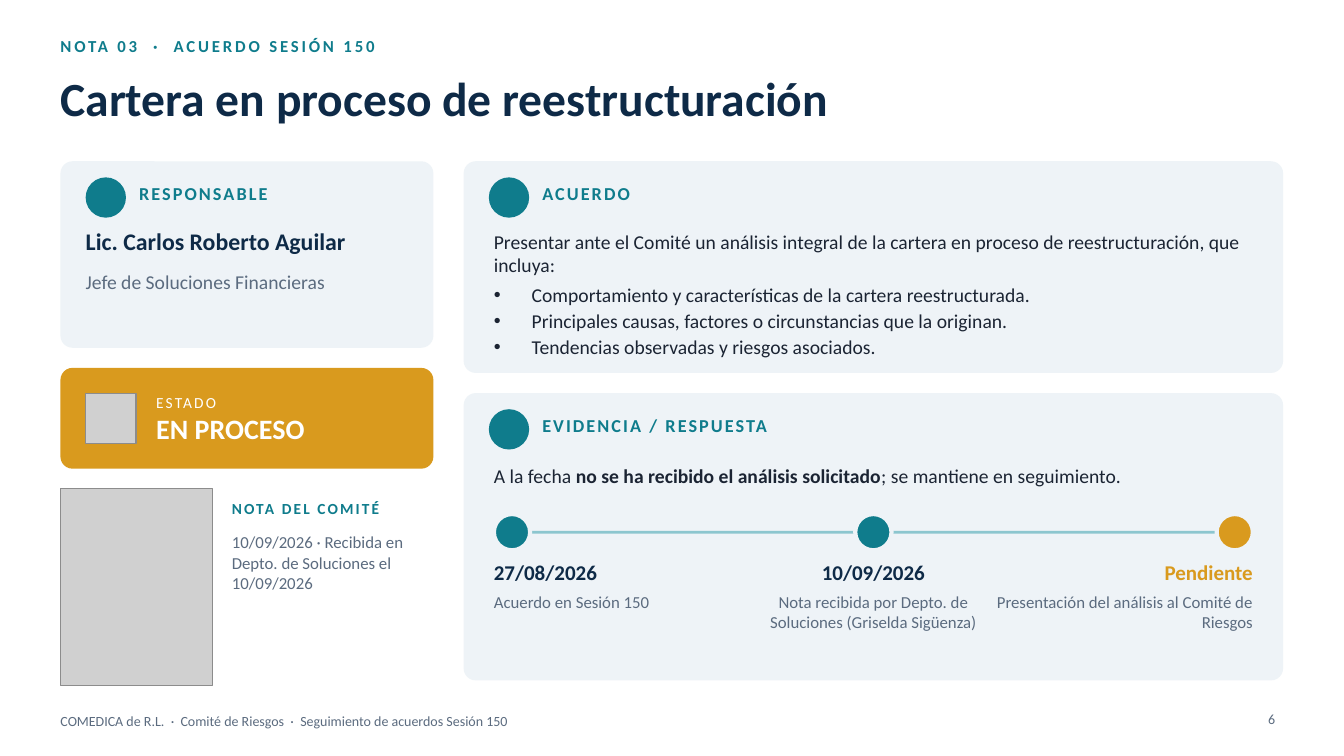
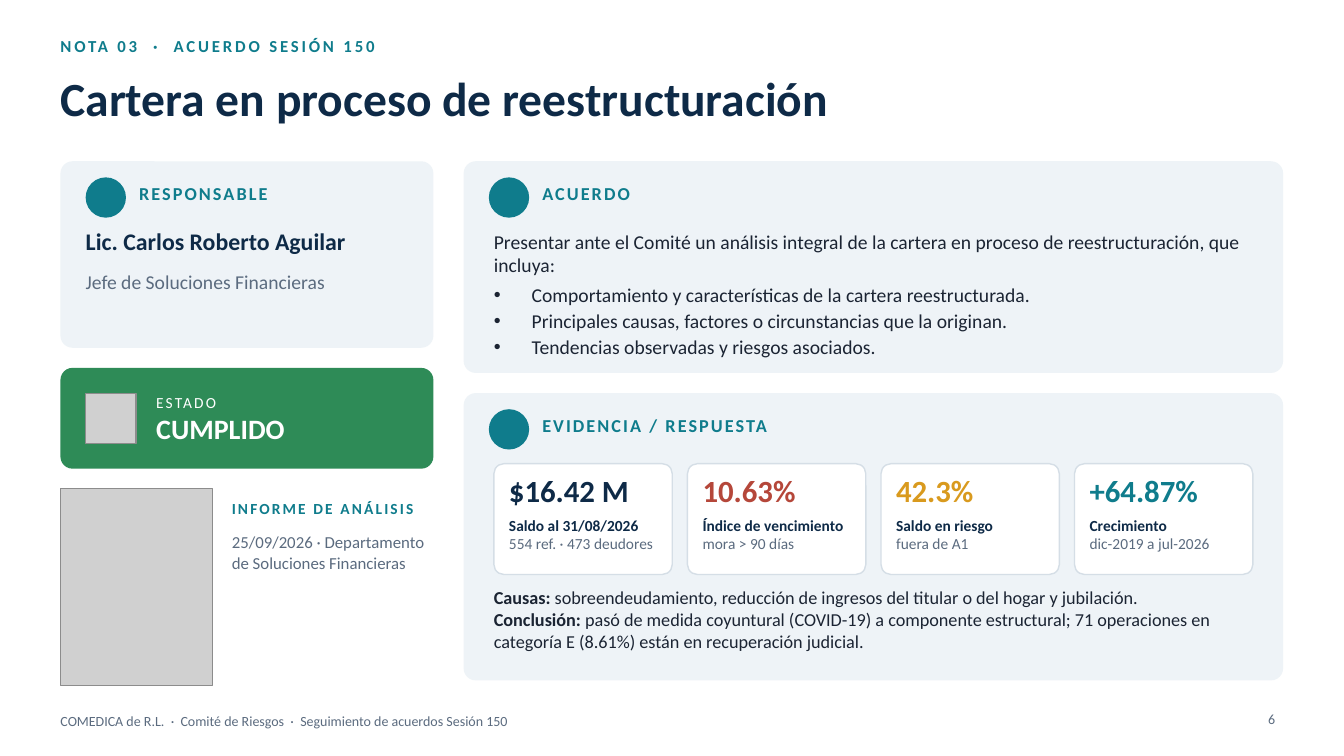
Before and after one commit to menjivar201280/riesgo, a slide deck: slide 6 of seguimiento-comite-riesgos-sesion-150/Seguimiento_Acuerdos_Comite_Riesgo_Sesion_150.pptx. Drawn at 1344x756 pixels with LibreOffice and Linux fonts; fonts in the diff are those of the drawing; grey boxes stand for pictures; background and template pictures are left out. Boxes give left, top, right and bottom in pixels: in the first picture for what was removed or moved away, otherwise in the second. Text is boxed around its words. In the diff, an @@ line names an element or a change of style, - is before the commit and + after.

```diff
--- a/seguimiento-comite-riesgos-sesion-150/Seguimiento_Acuerdos_Comite_Riesgo_Sesion_150.pptx
+++ b/seguimiento-comite-riesgos-sesion-150/Seguimiento_Acuerdos_Comite_Riesgo_Sesion_150.pptx
@@ rounded rectangle at [60,368,434,469]: fill #D99A1E to #2E8B57 @@
@@ text at [156,420,284,439]: text changed @@
-EN PROCESO
+CUMPLIDO
@@ text removed at [494,469,1121,487] @@
-A la fecha no se ha recibido el análisis solicitado; se mantiene en seguimiento.
@@ rounded rectangle added at [494,464,673,575], fill #FFFFFF, outline #D5DEE6 1 pt @@
@@ rounded rectangle added at [688,464,866,575], fill #FFFFFF, outline #D5DEE6 1 pt @@
@@ rounded rectangle added at [881,464,1060,575], fill #FFFFFF, outline #D5DEE6 1 pt @@
@@ rounded rectangle added at [1075,464,1253,575], fill #FFFFFF, outline #D5DEE6 1 pt @@
@@ text at [232,501,413,514]: text changed @@
-NOTA DEL COMITÉ
+INFORME DE ANÁLISIS
@@ text added at [509,481,629,506], 22 pt, text #0E2A47, bold @@
+$16.42 M
@@ text added at [703,480,796,503], 22 pt, text #B5473A, bold @@
+10.63%
@@ text added at [896,480,973,503], 22 pt, text #D99A1E, bold @@
+42.3%
@@ text added at [1090,480,1198,503], 22 pt, text #0F7C8C, bold @@
++64.87%
@@ text at [232,536,425,569]: text changed @@
-10/09/2026 · Recibida en Depto. de Soluciones el 10/09/2026
+25/09/2026 · Departamento de Soluciones Financieras
@@ ellipse removed at [494,514,530,551] @@
@@ text added at [509,520,653,549], 11 pt, text #5B6B7F @@
+Saldo al 31/08/2026
+554 ref. · 473 deudores
@@ line removed from (530, 532) to (1217, 532) @@
@@ text added at [703,518,843,549], 11 pt, text #0E2A47, bold @@
+Índice de vencimiento
+mora > 90 días
@@ ellipse removed at [855,514,891,551] @@
@@ text added at [896,520,993,549], 11 pt, text #0E2A47, bold @@
+Saldo en riesgo
+fuera de A1
@@ text added at [1090,520,1209,552], 11 pt, text #5B6B7F @@
+Crecimiento
+dic-2019 a jul-2026
@@ ellipse removed at [1217,514,1253,551] @@
@@ text removed at [494,565,597,581] @@
-27/08/2026
@@ text removed at [822,565,925,581] @@
-10/09/2026
@@ text removed at [1165,565,1253,580] @@
-Pendiente
@@ text removed at [494,596,649,608] @@
-Acuerdo en Sesión 150
@@ text added at [494,591,1210,651], 13 pt, text #1B2433 @@
+Causas: sobreendeudamiento, reducción de ingresos del titular o del hogar y jubilación.
+Conclusión: pasó de medida coyuntural (COVID-19) a componente estructural; 71 operaciones en categoría E (8.61%) están en recuperación judicial.
@@ text removed at [770,596,976,631] @@
-Nota recibida por Depto. de Soluciones (Griselda Sigüenza)
@@ text removed at [997,596,1253,631] @@
-Presentación del análisis al Comité de Riesgos
```
Also in this commit, not shown: 3 other slides changed, 1 other file.
